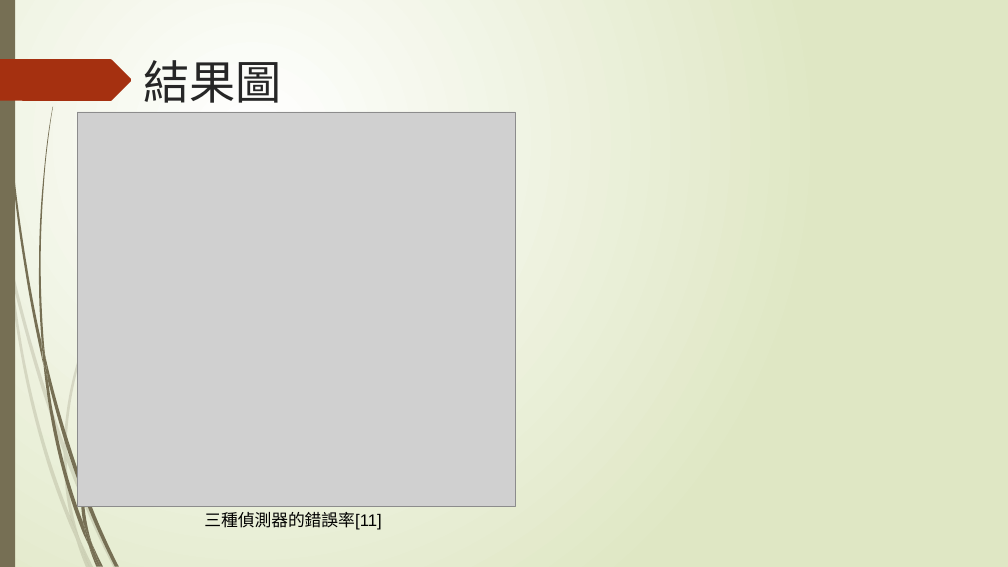
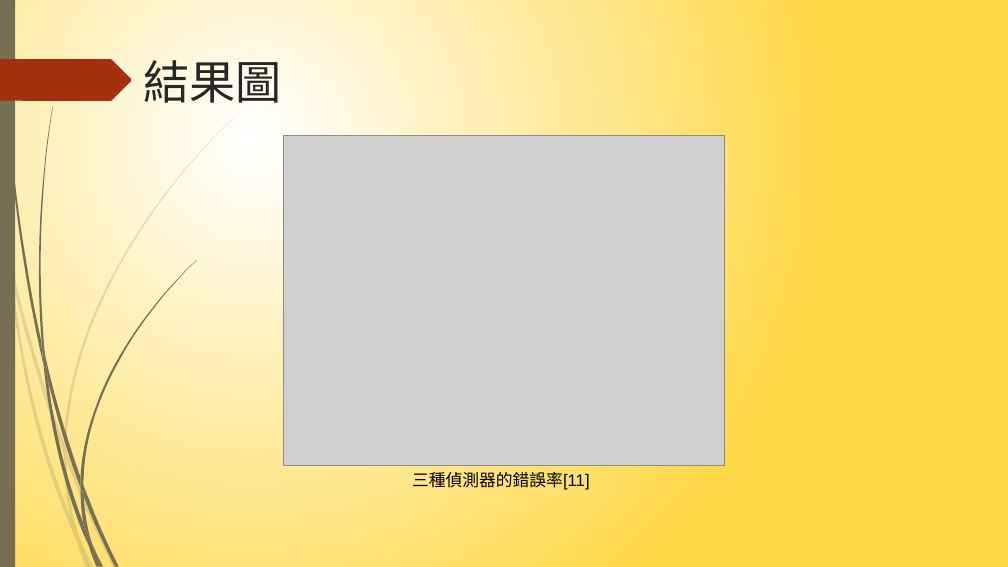
Before and after one commit to NIUWCSP/OTSM, a slide deck: slide 13 of report/以SDR實現OTSM通訊技術.pptx (slide 12 before the commit). Drawn at 1008x567 pixels with LibreOffice and Linux fonts; fonts in the diff are those of the drawing; grey boxes stand for pictures. Boxes give left, top, right and bottom in pixels: in the first picture for what was removed or moved away, otherwise in the second. Text is boxed around its words. In the diff, an @@ line names an element or a change of style, - is before the commit and + after.

```diff
--- a/report/以SDR實現OTSM通訊技術.pptx
+++ b/report/以SDR實現OTSM通訊技術.pptx
@@ background gradient #FFFFFF to #DFE8C4 to gradient #FFFFFF to #FFD847 @@
@@ picture removed at box(77, 112, 515, 507) @@
@@ picture added at box(284, 135, 724, 466) @@
@@ freeform shape added at box(80, 260, 197, 485), fill #766F54 @@
@@ freeform shape added at box(80, 477, 83, 496), fill #766F54 @@
@@ text "三種偵測器的錯誤率[11]": place and size @@
-text "三種偵測器的錯誤率[11]" at box(204, 512, 381, 530)
+text "三種偵測器的錯誤率[11]" at box(412, 472, 589, 490)
```
Also in this commit, not shown: 17 other slides changed, 1 slide added.
